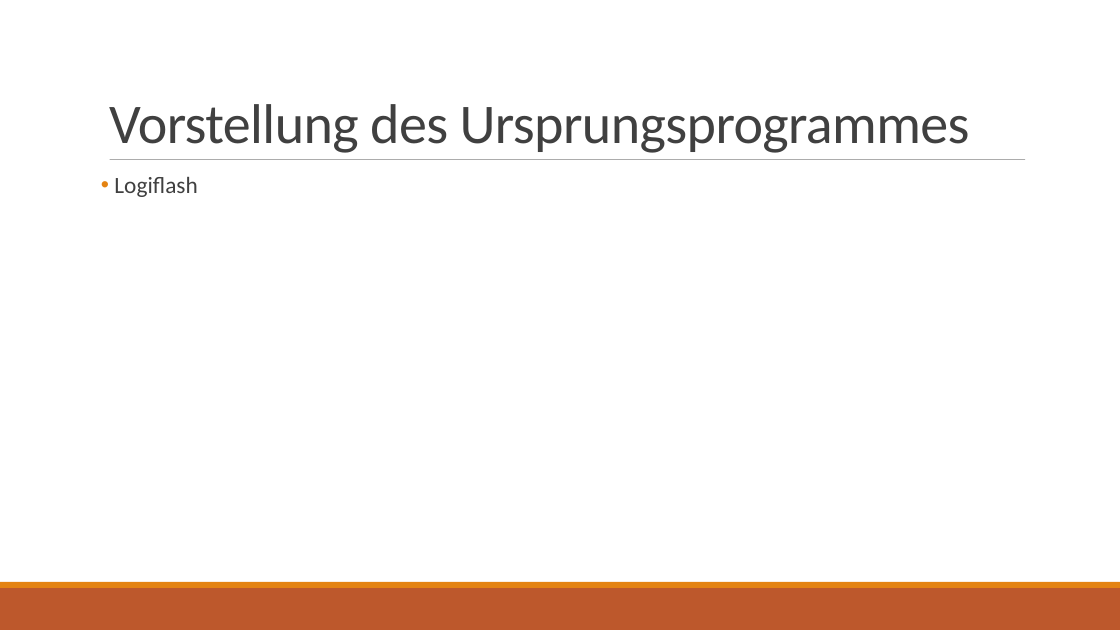
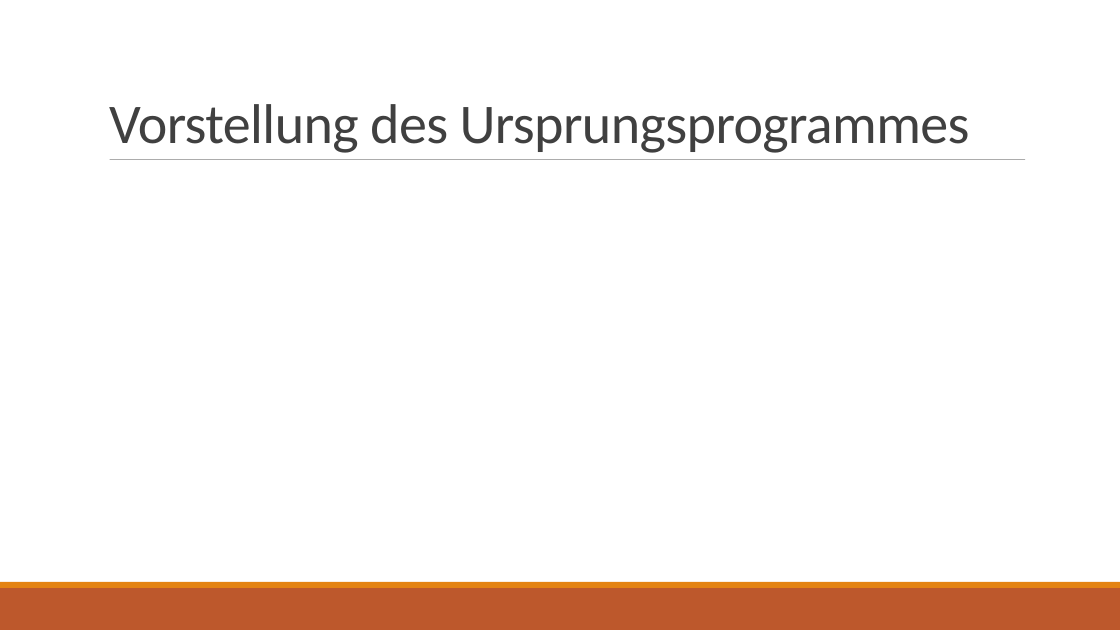
Before and after one commit to M4r3thyu/Error_NameNotFound, a slide deck: slide 5 of Praesentation.pptx. Drawn at 1120x630 pixels with LibreOffice and Linux fonts; fonts in the diff are those of the drawing. Boxes give left, top, right and bottom in pixels: in the first picture for what was removed or moved away, otherwise in the second. Text is boxed around its words. In the diff, an @@ line names an element or a change of style, - is before the commit and + after.

```diff
--- a/Praesentation.pptx
+++ b/Praesentation.pptx
@@ text removed at (114,177,197,197) @@
-• Logiflash
```
Also in this commit, not shown: 2 other slides changed.
